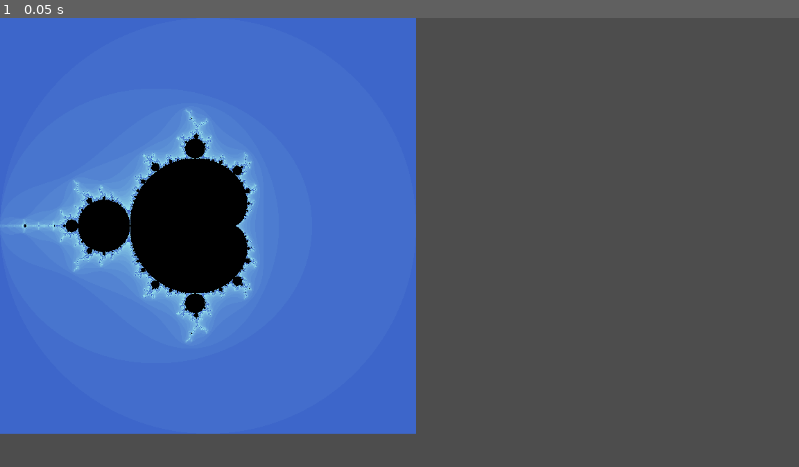
Above: before the commit, frame 1.
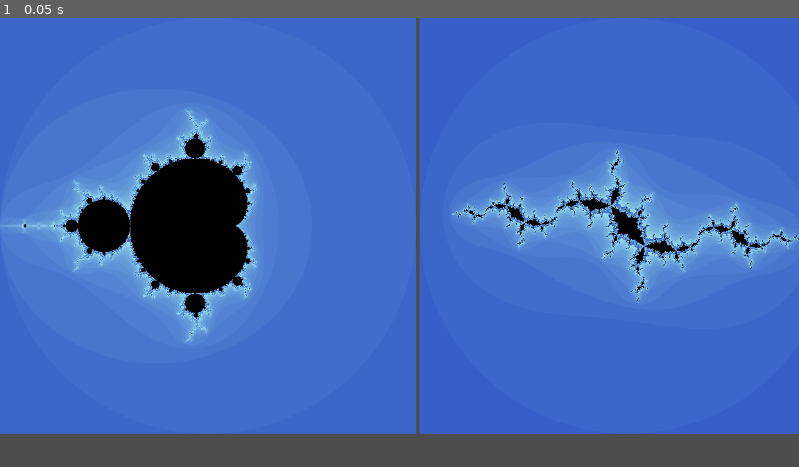
Above: after the commit, the same moment.

Repository: Wo0fle/fractal-designer
Game: Godot game, scene res://scenes/viewer.tscn
Same seed, same stepped clock (60 frames per second), same inputs: the game is played once before the commit and once after it.
Inputs:
- Up to frame 1 (0.05 s): no input

The runs differ from the first frame. In frame 1, 44% of the frame differs, in the area x 52-100%, y 0-93%.

Commit message:
julia set, you fixed my problem
sorry for ignoring you for all that time... it turns out you were the solution all this time...

Diff:
--- a/scenes/viewer.tscn
+++ b/scenes/viewer.tscn
@@ -32,7 +32,7 @@
 
 [sub_resource type="ShaderMaterial" id="ShaderMaterial_y568x"]
 shader = ExtResource("2_d3a85")
-shader_parameter/exponent = 2.0
+shader_parameter/exponent = Vector2(2, 0)
 shader_parameter/escape_value = 2.0
 shader_parameter/zoom = 4.0
 shader_parameter/center_x = 0.0
@@ -54,7 +54,6 @@
 scale = Vector2(15, 15)
 
 [node name="z-set" type="ColorRect" parent="."]
-visible = false
 material = SubResource("ShaderMaterial_y568x")
 offset_left = 605.0
 offset_right = 645.0
